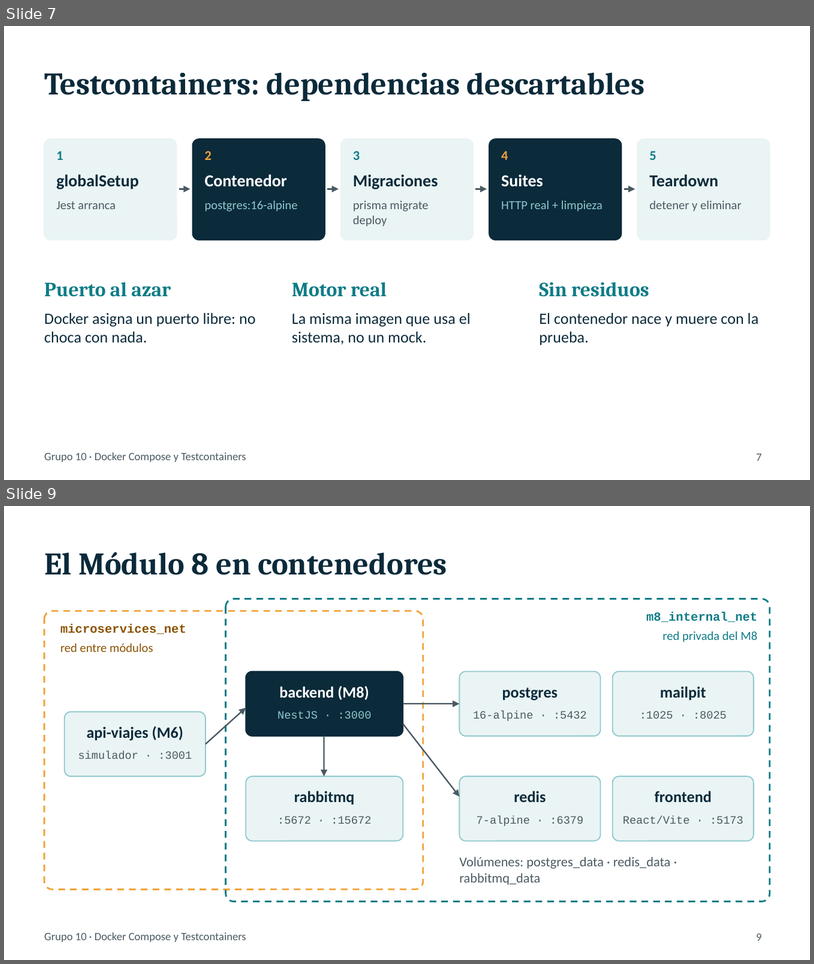
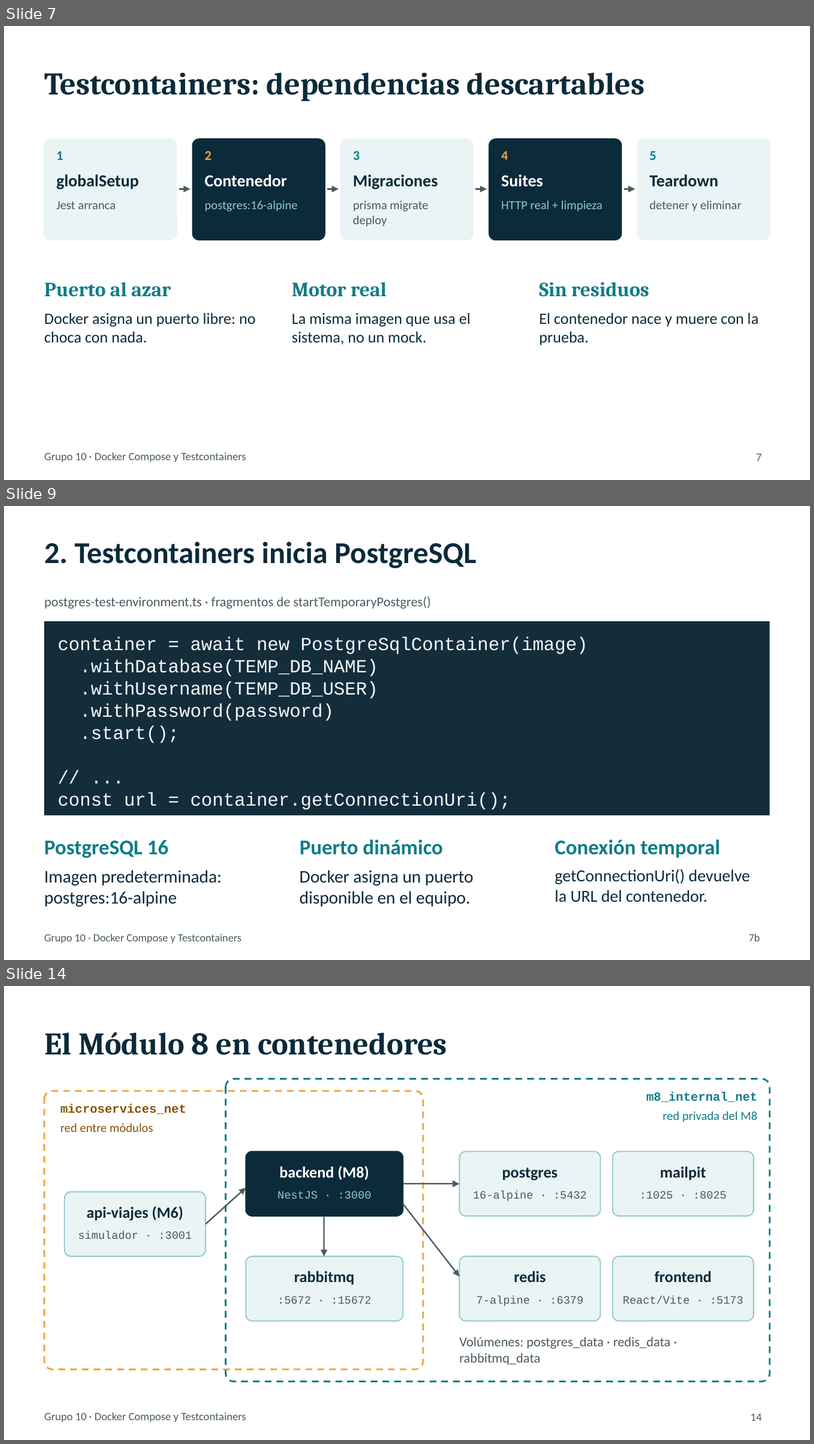
Before and after one commit to FRRe-DS/2026-10-TPI, a slide deck: TrabajoInvestigacion/Presentacion-Docker-Compose-Testcontainers-G10-con-codigo.pptx. Shown one above the other, each under a label of ours: slides 7 and 9 before the commit, slides 7, 9 and 14 after it; the slides between them are not shown. The pictures are 814x964 and 814x1444 pixels, drawn with LibreOffice and Linux fonts; fonts in the diff are those of the drawing. Boxes give left, top, right and bottom in pixels: in the first picture for what was removed or moved away, otherwise in the second. Text is boxed around its words. In the diff, an @@ line names an element or a change of style, - is before the commit and + after.

Commit message:
Add files via upload
Hice cambios en mi parte de TestContainer y agregue el código para que se pueda ver correctamente

```diff
--- a/TrabajoInvestigacion/Presentacion-Docker-Compose-Testcontainers-G10-con-codigo.pptx
+++ b/TrabajoInvestigacion/Presentacion-Docker-Compose-Testcontainers-G10-con-codigo.pptx
@@ slide 9 added at <box>4,506,810,960</box>, background #FFFFFF @@
@@ text added at <box>44,541,476,568</box>, 27 pt, text #0B2A3A, bold @@
+2. Testcontainers inicia PostgreSQL
@@ text added at <box>44,597,431,609</box>, 12 pt, text #4A5A63 @@
+postgres-test-environment.ts · fragmentos de startTemporaryPostgres()
@@ rectangle added at <box>44,621,770,816</box>, fill #142D3A @@
@@ text added at <box>58,637,588,810</box>, 16.5 pt, text #F3F7FA @@
+container = await new PostgreSqlContainer(image)
+.withDatabase(TEMP_DB_NAME)
+.withUsername(TEMP_DB_USER)
+.withPassword(password)
+.start();
+// ...
+const url = container.getConnectionUri();
@@ text added at <box>44,840,168,858</box>, 18.8 pt, text #0E7C86, bold @@
+PostgreSQL 16
@@ text added at <box>300,839,443,855</box>, 18.8 pt, text #0E7C86, bold @@
+Puerto dinámico
@@ text added at <box>555,839,720,858</box>, 18.8 pt, text #0E7C86, bold @@
+Conexión temporal
@@ text added at <box>44,870,222,906</box>, 15.8 pt, text #0B2A3A @@
+Imagen predeterminada:
+postgres:16-alpine
@@ text added at <box>300,870,474,906</box>, 15.8 pt, text #0B2A3A @@
+Docker asigna un puerto
+disponible en el equipo.
@@ text added at <box>555,868,750,902</box>, 15 pt, text #0B2A3A @@
+getConnectionUri() devuelve
+la URL del contenedor.
@@ text added at <box>44,933,242,943</box>, 9.8 pt, text #4A5A63 @@
+Grupo 10 · Docker Compose y Testcontainers
@@ text added at <box>749,933,761,941</box>, 9.8 pt, text #4A5A63 @@
+7b
@@ what was slide 9 is now slide 14 @@
@@ page number at <box>751,1413,762,1420</box>: text changed @@
-9
+14
```
Also in this commit, not shown: 5 other slides added, 1 slide removed.
